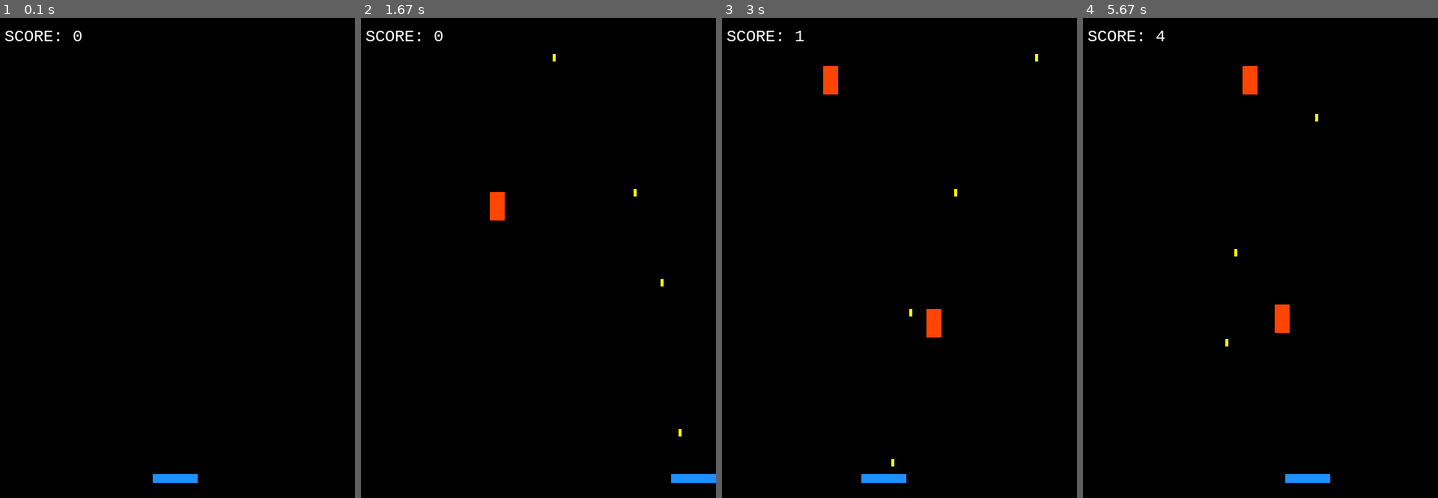
Above: before the commit, frames 1-4 (left to right).
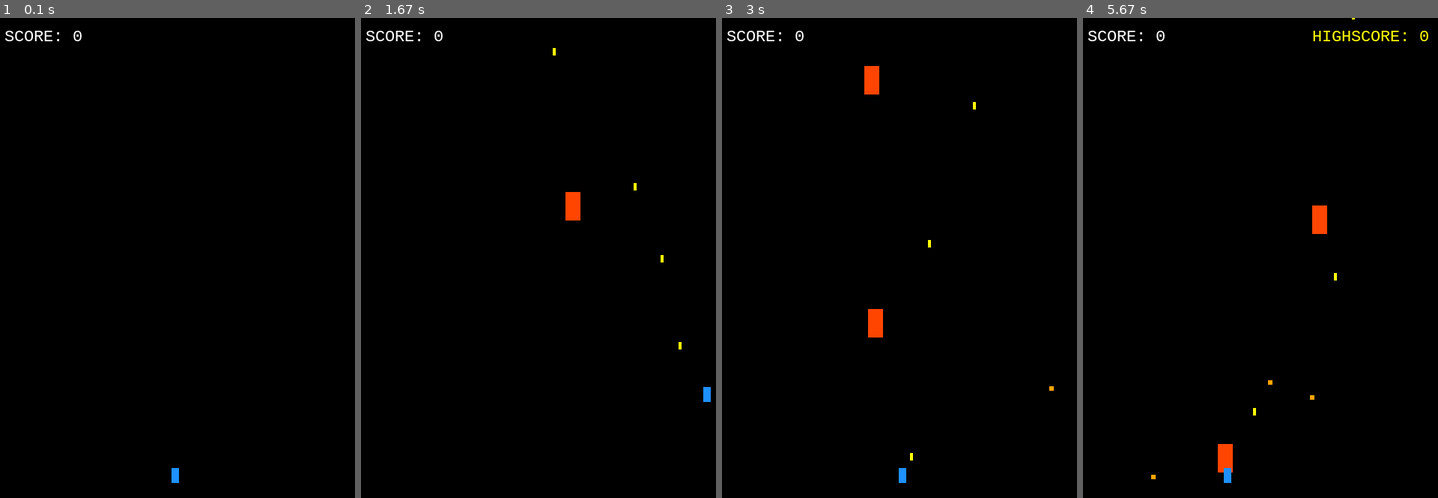
Above: after the commit, the same moments.

Repository: Ryuki0530/oneDayOneCode
Game: pygame game, started from 2025/10/20251013_pygame_dodge_rain/main.py
Two runs of this game, one before a commit and one after it. Both use one fixed random seed, a clock stepped at 60 frames per second and the inputs below.
Inputs:
- Up to frame 1 (0.1 s): no input
- Up to frame 2 (1.67 s): tap Space at 0.33, 0.73, 1.03, 1.23, 1.57 s; hold Right 0.67-1.13 s; hold W 1.17-1.47 s; hold Right from 1.5 s (still down)
- Up to frame 3 (3 s): tap Space at 1.87, 2.07, 2.37, 2.63, 2.97 s; release Right at 1.97 s; hold A 2-2.53 s; hold Down 2.57-2.87 s; hold A from 2.9 s (still down)
- Up to frame 4 (5.67 s): tap Space at 3.27, 3.4, 3.8, 4.1, 4.47, 4.87, 5.17, 5.37 s; release A at 3.3 s; hold Up 3.33-3.7 s; hold D 3.73-4.37 s; hold Down 4.4-4.77 s; hold A 4.8-5.27 s; hold R from 5.3 s (still down); hold Right from 5.3 s (still down)

The runs differ from the first frame. In frame 1, 0.2% of the frame differs, in the area x 43-56%, y 93-97%; in frame 2, 0.9%; in frame 3, 1.4%; in frame 4, 1.7%, in the area x 19-98%, y 0-97%.

Commit message:
プレイヤーに縦方向の当たり判定を追加 敵が弾を打つように変更

Diff:
--- a/2025/10/20251013_pygame_dodge_rain/main.py
+++ b/2025/10/20251013_pygame_dodge_rain/main.py
@@ -1,10 +1,11 @@
 import random
 import sys
 import pygame
+import math
 
 WIDTH, HEIGHT = 480, 640
 FPS = 60
-PLAYER_SIZE = (60, 12)
+PLAYER_SIZE = (10, 20)
 ENEMY_SIZE = (20, 38)
 START_SPEED = 6
 MAX_SPEED = 12
@@ -24,13 +25,22 @@
         )
 
     def update(self, dt, keys):
-        move = (keys[pygame.K_RIGHT] or keys[pygame.K_d]) - (
+        # 横移動: ←/→ または A/D
+        move_x = (keys[pygame.K_RIGHT] or keys[pygame.K_d]) - (
             keys[pygame.K_LEFT] or keys[pygame.K_a]
         )
-        self.rect.x += move * self.speed * dt
+        # 縦移動: ↑/↓ または W/S
+        move_y = (keys[pygame.K_DOWN] or keys[pygame.K_s]) - (
+            keys[pygame.K_UP] or keys[pygame.K_w]
+        )
+        self.rect.x += move_x * self.speed * dt
+        self.rect.y += move_y * self.speed * dt
+        # 画面内に制限
         self.rect.x = max(0, min(self.rect.x, WIDTH - self.rect.width))
+        self.rect.y = max(0, min(self.rect.y, HEIGHT - self.rect.height))
 
     def shoot(self):
+        # プレイヤーの上方向に弾を出す
         return BulletFromPlayer(self.rect.centerx - 2, self.rect.top)
 
     def draw(self, surface):
@@ -50,12 +60,38 @@
 
     def off_screen(self):
         return self.rect.bottom < 0
+
+class BulletFromEnemy:
+    def __init__(self, x, y, target_x, target_y, speed=3):
+        self.rect = pygame.Rect(x - 3, y - 3, 6, 6)
+        dx = target_x - x
+        dy = target_y - y
+        dist = math.hypot(dx, dy) or 1.0
+        self.vx = dx / dist * speed
+        self.vy = dy / dist * speed
+
+    def update(self, dt):
+        self.rect.x += self.vx * dt
+        self.rect.y += self.vy * dt
+
+    def draw(self, surface):
+        pygame.draw.rect(surface, pygame.Color("orange"), self.rect)
+
+    def off_screen(self):
+        return (
+            self.rect.top > HEIGHT
+            or self.rect.bottom < 0
+            or self.rect.right < 0
+            or self.rect.left > WIDTH
+        )
 
 class Enemy:
     def __init__(self, speed):
         x = random.randint(0, WIDTH - ENEMY_SIZE[0])
         self.rect = pygame.Rect(x, -ENEMY_SIZE[1], *ENEMY_SIZE)
         self.speed = speed
+        # next_shot in ms: set initial random delay
+        self.next_shot = pygame.time.get_ticks() + random.randint(800, 1600)
 
     def update(self, dt):
         self.rect.y += self.speed * dt
@@ -82,6 +118,7 @@
     player = Player()
     enemies = []
     bullets = []
+    enemy_bullets = []
     score = 0
     spawn_delay = START_SPAWN_DELAY
     last_spawn = pygame.time.get_ticks()
@@ -108,7 +145,7 @@
         if state == "PLAYING":
             player.update(dt, keys)
 
-            # bullets update / draw / collisions
+            # プレイヤー弾 update / draw / collisions
             for bullet in bullets[:]:
                 bullet.update(dt)
                 bullet.draw(screen)
@@ -131,6 +168,7 @@
                         score += 1
                         break
 
+            # 敵弾発射（各敵がプレイヤーの当時の座標に向けて発射）
             now = pygame.time.get_ticks()
             if now - last_spawn >= spawn_delay:
                 spawn_enemy(enemies, enemy_speed)
@@ -139,18 +177,49 @@
                 enemy_speed = min(MAX_SPEED, enemy_speed + DIFFICULTY_STEP)
 
             for enemy in enemies[:]:
+                # 敵が定期発射するかチェック
+                now = pygame.time.get_ticks()
+                if now >= enemy.next_shot:
+                    # 次の発射タイミングをセット
+                    enemy.next_shot = now + random.randint(800, 1600)
+                    # 発射時のプレイヤー中心座標をターゲットにする
+                    tx, ty = player.rect.centerx, player.rect.centery
+                    enemy_bullets.append(BulletFromEnemy(enemy.rect.centerx, enemy.rect.bottom, tx, ty))
+
                 enemy.update(dt)
                 enemy.draw(screen)
                 if enemy.rect.colliderect(player.rect):
                     state = "GAME_OVER"
                 if enemy.off_screen():
-                    enemies.remove(enemy)
-                    score += 1
+                    try:
+                        enemies.remove(enemy)
+                    except ValueError:
+                        pass
+
+
+            # 敵弾 update / draw / プレイヤー判定
+            for eb in enemy_bullets[:]:
+                eb.update(dt)
+                eb.draw(screen)
+                if eb.off_screen():
+                    try:
+                        enemy_bullets.remove(eb)
+                    except ValueError:
+                        pass
+                    continue
+                if eb.rect.colliderect(player.rect):
+                    state = "GAME_OVER"
+                    try:
+                        enemy_bullets.remove(eb)
+                    except ValueError:
+                        pass
 
             player.draw(screen)
         else:
             for enemy in enemies:
                 enemy.draw(screen)
+            for eb in enemy_bullets:
+                eb.draw(screen)
             player.draw(screen)
             draw_text(screen, "GAME OVER", 54, pygame.Color("white"), (WIDTH // 2, HEIGHT // 2 - 40), "center")
             draw_text(screen, "R: Restart / ESC: Exit", 24, pygame.Color("lightgray"), (WIDTH // 2, HEIGHT // 2 + 20), "center")
